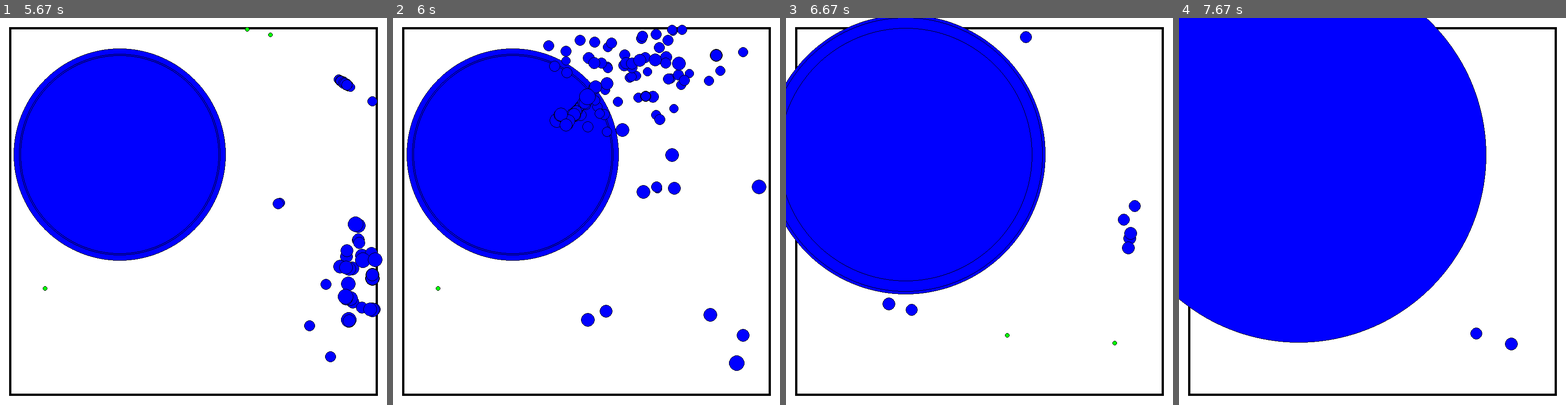
Above: before the commit, frames 1-4 (left to right).
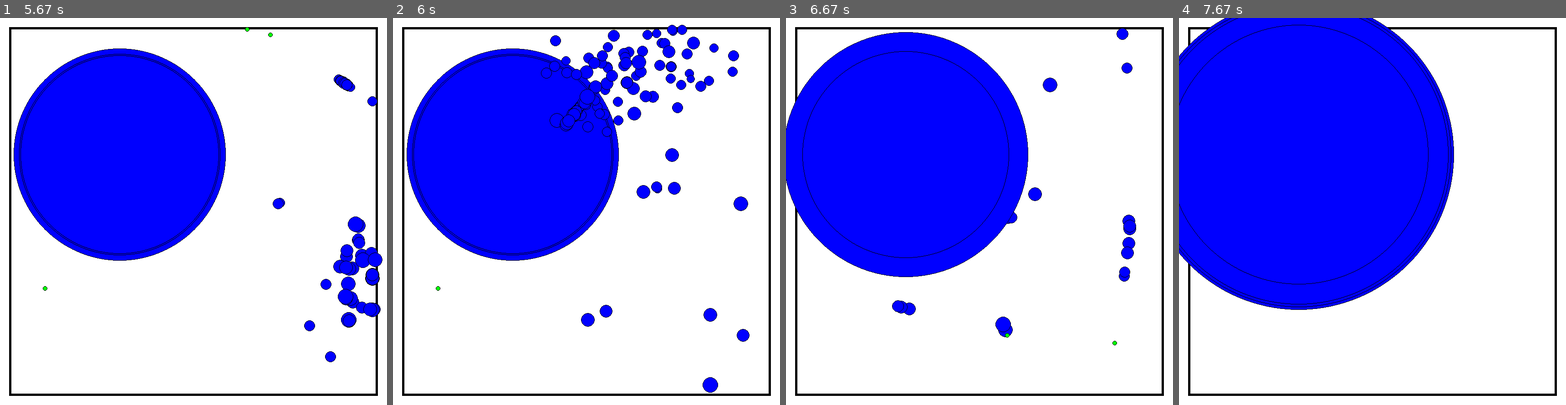
Above: after the commit, the same moments.

Repository: LeoBasov/live-sim
Game: pygame game, started from app/gui_pygame/main.py
Same seed, same stepped clock (60 frames per second), same inputs: the game is played once before the commit and once after it.
Inputs:
- Up to frame 1 (5.67 s): tap Space at 0.33, 0.67, 1.07, 1.37, 1.57, 1.9, 2.2, 2.4, 2.7, 2.97, 3.3, 3.6, 3.73, 4.13, 4.43, 4.8, 5.2, 5.5 s
- Up to frame 2 (6 s): tap Space at 5.7 s
- Up to frame 3 (6.67 s): tap Space at 6, 6.2, 6.53 s
- Up to frame 4 (7.67 s): tap Space at 6.83, 7.03, 7.33, 7.6 s

Frame 1 is identical in both runs. In frame 2, 3.2% of the frame differs, in the area x 38-97%, y 2-97%; in frame 3, 9.5%; in frame 4, 14%, in the area x 0-88%, y 0-86%.

Commit message:
Added cost for hunting.

Diff:
--- a/live_sim/creature.py
+++ b/live_sim/creature.py
@@ -138,13 +138,13 @@
 		elif (dist_food[1] == None and dist_enemy[1] != None) and (self.size < 1.2*dist_enemy[1].size):
 			self.position = self._get_new_pos_random()
 
-		elif (dist_food[1].energy > dist_enemy[1].energy) or (self.size < 1.2*dist_enemy[1].size):
+		elif (self._calc_rel_energy(dist_food) > self._calc_rel_energy(dist_enemy)) or (self.size < 1.2*dist_enemy[1].size):
 			self._get_food(dist_food[1])
 
 			if(dist_food[0] < 0.5*self.size):
 				self._eat(dist_food[1])
 
-		elif (dist_food[1].energy < dist_enemy[1].energy) and (self.size > 1.2*dist_enemy[1].size):
+		elif (self._calc_rel_energy(dist_food) < self._calc_rel_energy(dist_enemy)) and (self.size > 1.2*dist_enemy[1].size):
 			self._get_food(dist_enemy[1])
 
 			if(dist_enemy[0] < 0.5*self.size):
@@ -153,6 +153,9 @@
 
 		else:
 			self.position = self._get_new_pos_random()
+
+	def _calc_rel_energy(self, dist):
+		return dist[1].energy - dist[0]*self.speed
 
 	def _get_food(self, food):
 		dist_vec = food.position - self.position
